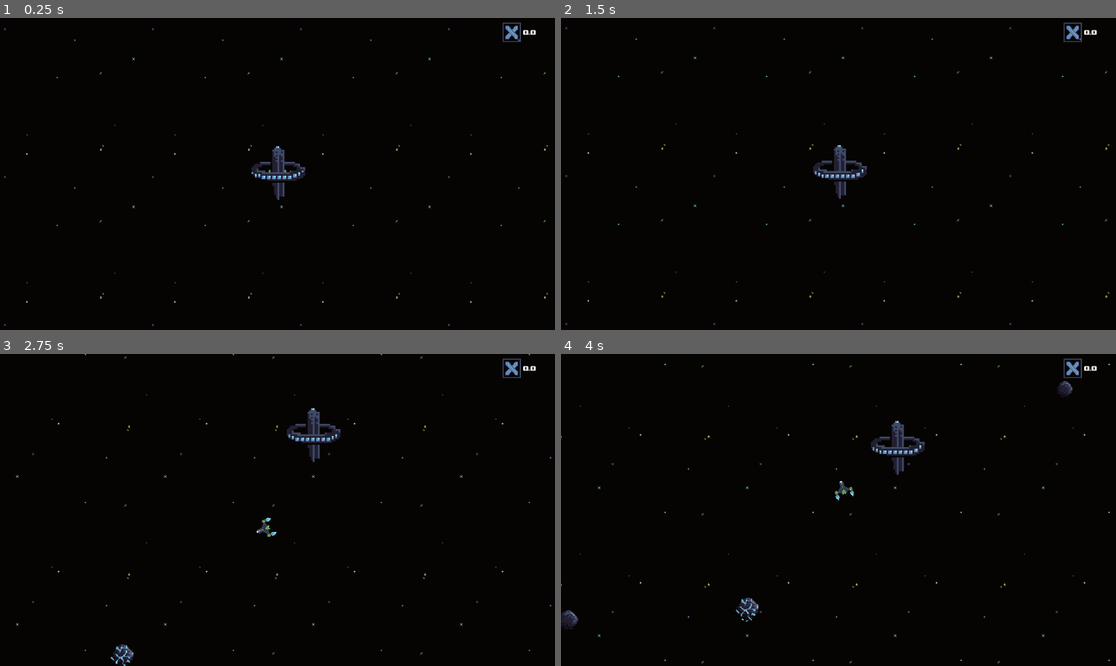
Above: before the commit, frames 1-4 (two rows, left to right).
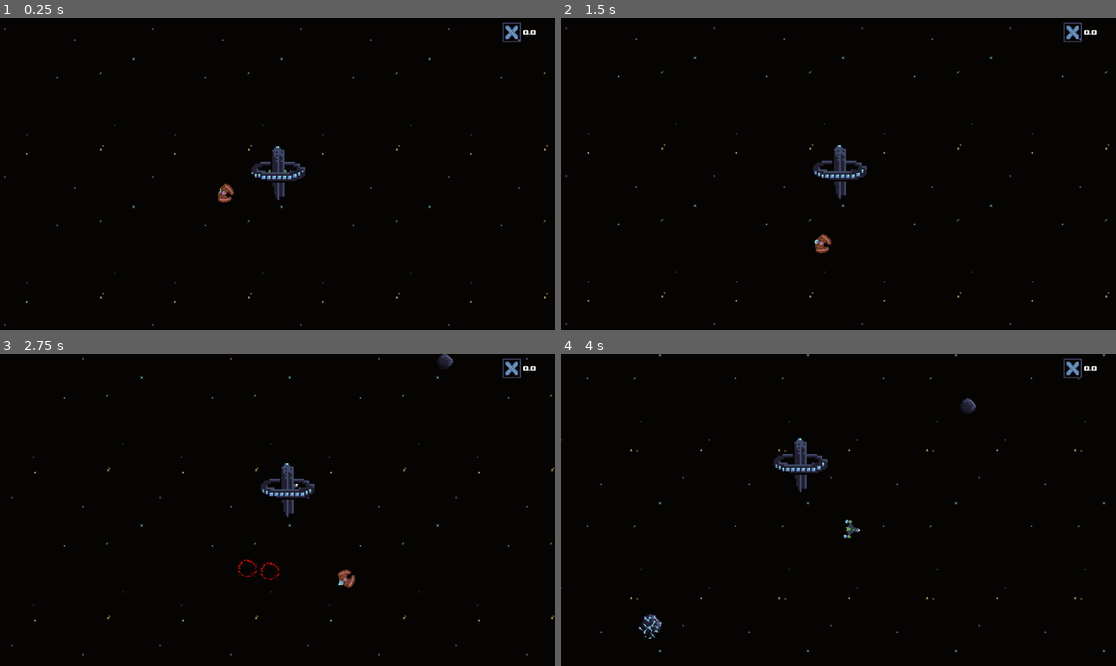
Above: after the commit, the same moments.

Repository: JoshPattman/microjam-034
Game: Godot game, scene res://scenes/game.tscn
The game is run twice, just before and just after one commit, with the same random seed, the same clock (stepped at 60 frames per second) and the same inputs. Sound files missing from this copy of the repository are replaced by a short silence.
Inputs:
- Up to frame 1 (0.25 s): no input
- Up to frame 2 (1.5 s): hold D (player_right) 0.53-1.28 s; hold Ctrl (player_break) 0.53-1.28 s; hold S (player_back) from 1.28 s (still down); tap Space (player_collect) at 1.35 s
- Up to frame 3 (2.75 s): release S (player_back) at 2.03 s; hold D (player_right) from 2.03 s (still down); tap 2 (player_place_bouncer) at 2.1 s
- Up to frame 4 (4 s): release D (player_right) at 2.78 s; hold W (player_forward) 2.78-3.53 s; tap 3 (player_place_mine) at 2.85 s; hold A (player_left) from 3.53 s (still down); tap 1 (player_place_shooter) at 3.6 s

The runs differ from the first frame. In frame 1, 0.1% of the frame differs, in the area x 39-43%, y 53-60%; in frame 2, 0.1%; in frame 3, 2.2%; in frame 4, 2.4%, in the area x 0-99%, y 0-100%.

Commit message:
orbiting ships

Diff:
--- a/godot/game_objects/enemy_2.tscn
+++ b/godot/game_objects/enemy_2.tscn
@@ -1,7 +1,8 @@
-[gd_scene load_steps=9 format=3 uid="uid://ckg8n7tp8qsca"]
+[gd_scene load_steps=10 format=3 uid="uid://ckg8n7tp8qsca"]
 
 [ext_resource type="Script" uid="uid://ccw4ax373njdf" path="res://scripts/enemy.gd" id="1_d3d7c"]
 [ext_resource type="PackedScene" uid="uid://fflvvbkq6cur" path="res://game_objects/explosion.tscn" id="2_x2w6d"]
+[ext_resource type="PackedScene" uid="uid://dvou36u6k0wdw" path="res://game_objects/enemy_1.tscn" id="3_fvb53"]
 [ext_resource type="Texture2D" uid="uid://d18cln6g7h351" path="res://sprites/enemy002.png" id="3_x2w6d"]
 [ext_resource type="Script" uid="uid://bfk8htwmce2hg" path="res://scripts/life.gd" id="4_x2w6d"]
 
@@ -48,10 +49,11 @@
 [node name="Enemy" type="CharacterBody2D"]
 script = ExtResource("1_d3d7c")
 speed = 150.0
-k_avoiding = 1.0
+k_avoiding = 2.0
 separate_radius = 100
-is_kamikazee = true
 kamikazee_explosion = ExtResource("2_x2w6d")
+orbit_dist = 250.0
+spawn_ship = ExtResource("3_fvb53")
 metadata/_custom_type_script = "uid://ccw4ax373njdf"
 
 [node name="Sprite2D" type="Sprite2D" parent="."]
@@ -70,4 +72,5 @@
 
 [node name="Life" type="Node" parent="."]
 script = ExtResource("4_x2w6d")
+initial_life = 3
 metadata/_custom_type_script = "uid://bfk8htwmce2hg"
--- a/godot/scenes/game.tscn
+++ b/godot/scenes/game.tscn
@@ -175,3 +175,6 @@
 
 [node name="Blackhole5" parent="Holes" instance=ExtResource("6_p57ef")]
 position = Vector2(-2883, -3102)
+
+[node name="Enemy" parent="." instance=ExtResource("4_ca42v")]
+position = Vector2(-94, 29)
--- a/godot/scripts/enemy.gd
+++ b/godot/scripts/enemy.gd
@@ -20,6 +20,12 @@
 @export var kamikazee_explosion: PackedScene
 @export var kamikazee_damage: int = 1
 
+@export var orbit_dist: float = 300
+
+@export var spawn_ship: PackedScene
+@export var spawn_delay: float = 2.0
+var spawn_timer: float = 0.0
+
 var things_to_avoid: Array[EnemyAvoid] = []
 var enemies_in_range: Array[Enemy] = []
 var recalc_avoids_timer: float = 0.0
@@ -29,6 +35,8 @@
 	var other_life = Life.get_life_script(other)
 	if other_life != null:
 		other_life.damage(kamikazee_damage)
+	if other is Asteroid:
+		real_velocity += normal * 75
 
 func _ready() -> void:
 	add_to_group("enemies")
@@ -45,7 +53,15 @@
 
 	var d_target: Vector2
 	if current_target != null:
-		d_target = (current_target.global_position - global_position).normalized()
+		if is_kamikazee:
+			d_target = (current_target.global_position - global_position).normalized()
+		else:
+			var target_delta = current_target.global_position - global_position
+			# T is 0 when close and 1 when far
+			var t = tanh((target_delta.length() - orbit_dist) / 100)/2+0.5
+			var target_norm_delta = target_delta.normalized()
+			var target_orbit_delta = target_norm_delta.rotated(PI/2)
+			d_target = ((1-t)*target_orbit_delta + t*target_norm_delta).normalized()
 
 	if recalc_avoids_timer >= recalc_avoids_every:
 		var avoids = get_tree().get_nodes_in_group("enemy_avoid")
@@ -92,10 +108,18 @@
 				var lc = Life.get_life_script(current_target)
 				if lc != null:
 					lc.damage(kamikazee_damage)
+		else:
+			if spawn_timer > spawn_delay:
+				spawn_timer = 0
+				var ins = spawn_ship.instantiate()
+				if ins is Node2D:
+					ins.global_position = global_position - current_forward()*30
+				add_sibling(ins)
 
 	target_direction = d_target*k_targeting + d_avoid*k_avoiding + d_separate*k_separate
 	if target_direction.length() > 1:
 		target_direction = target_direction.normalized()
+	spawn_timer += delta * CustomRigidbody2D.get_global_dt_mult()
 
 func blow_up():
 	var exp = kamikazee_explosion.instantiate()
